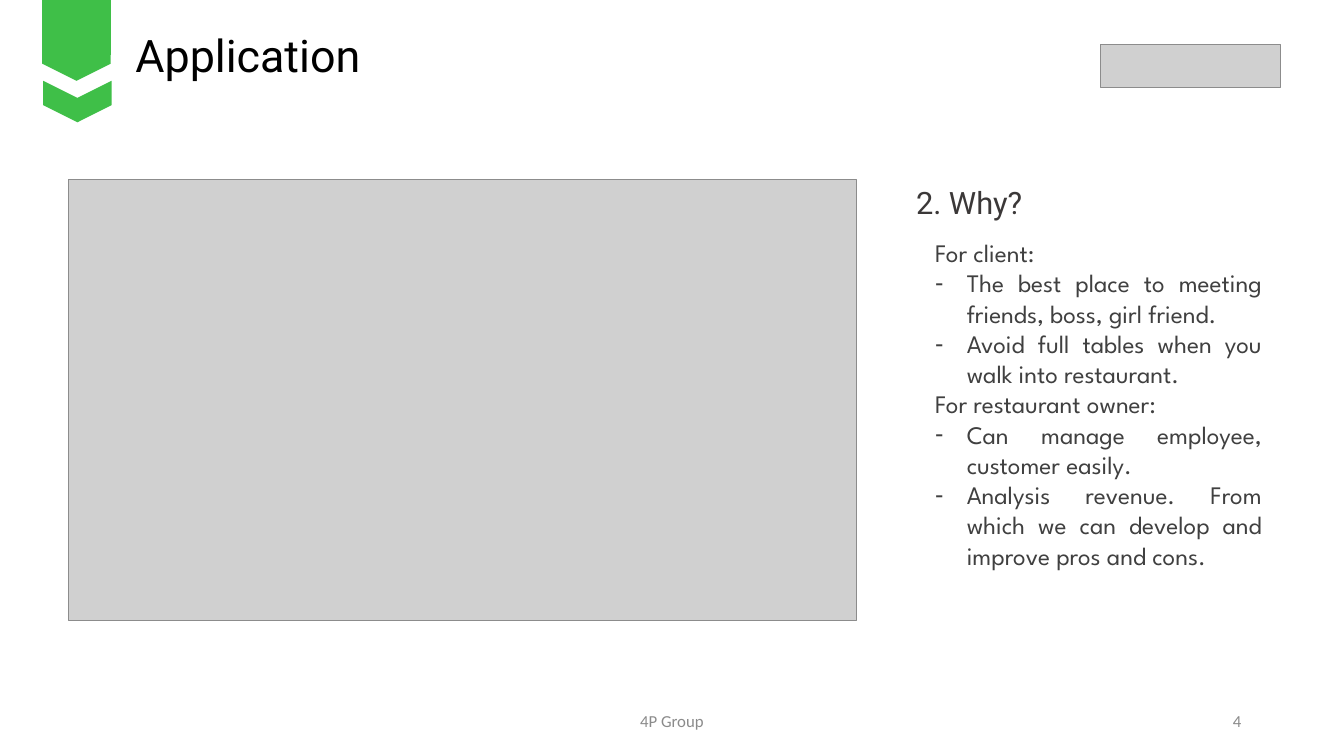
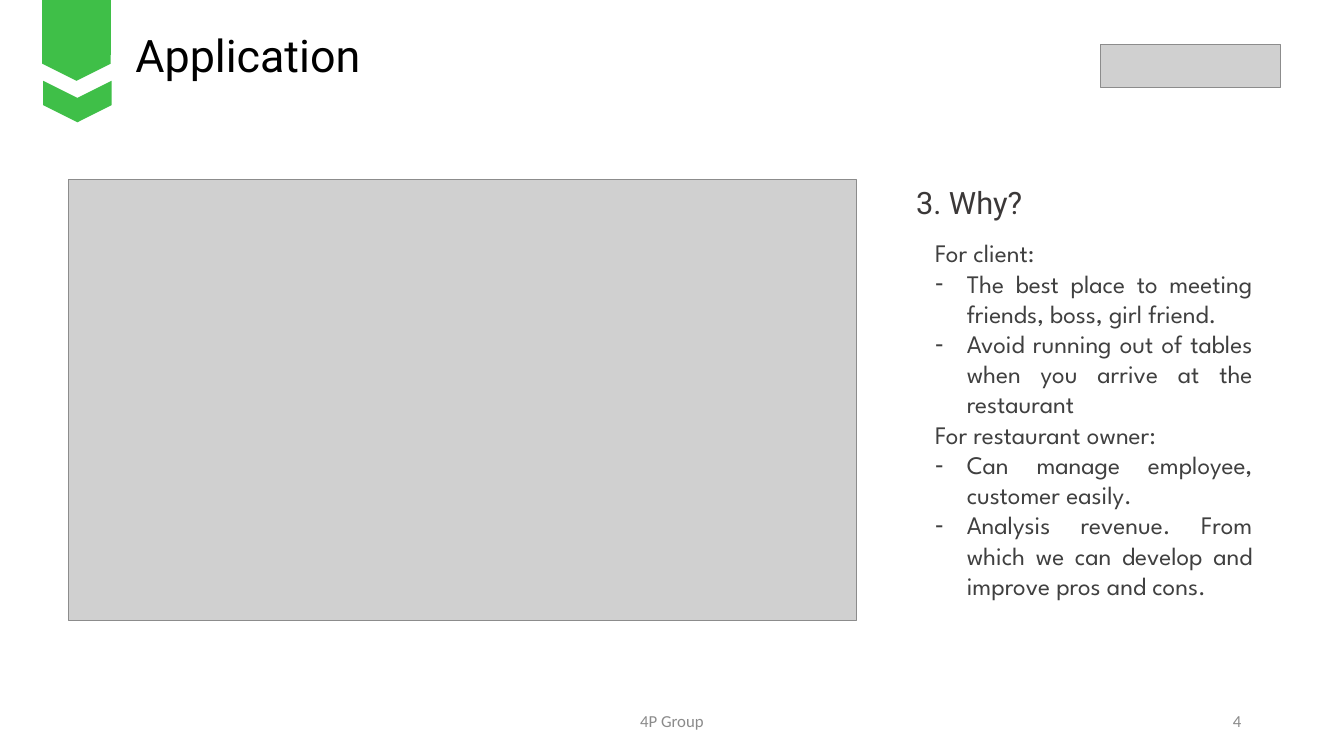
Before and after one commit to nhanntce/Fall_Group01, a slide deck: slide 4 of 4P Food.pptx. Drawn at 1344x756 pixels with LibreOffice and Linux fonts; fonts in the diff are those of the drawing; grey boxes stand for pictures. Boxes give left, top, right and bottom in pixels: in the first picture for what was removed or moved away, otherwise in the second. Text is boxed around its words. In the diff, an @@ line names an element or a change of style, - is before the commit and + after.

```diff
--- a/4P Food.pptx
+++ b/4P Food.pptx
@@ text at box(916, 191, 1022, 221): text changed @@
-2. Why?
+3. Why?
@@ text at box(967, 327, 1252, 414): text changed @@
-– Avoid full tables when you walk into restaurant.
+– Avoid running out of tables when you arrive at the restaurant
```
Also in this commit, not shown: 9 other slides changed, 1 slide added, 2 slides removed.
